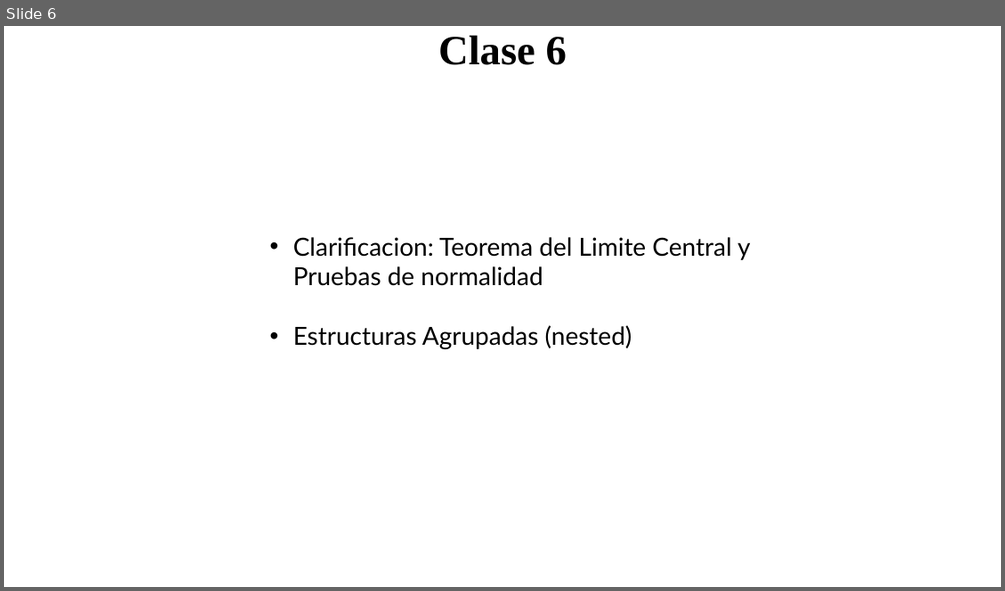
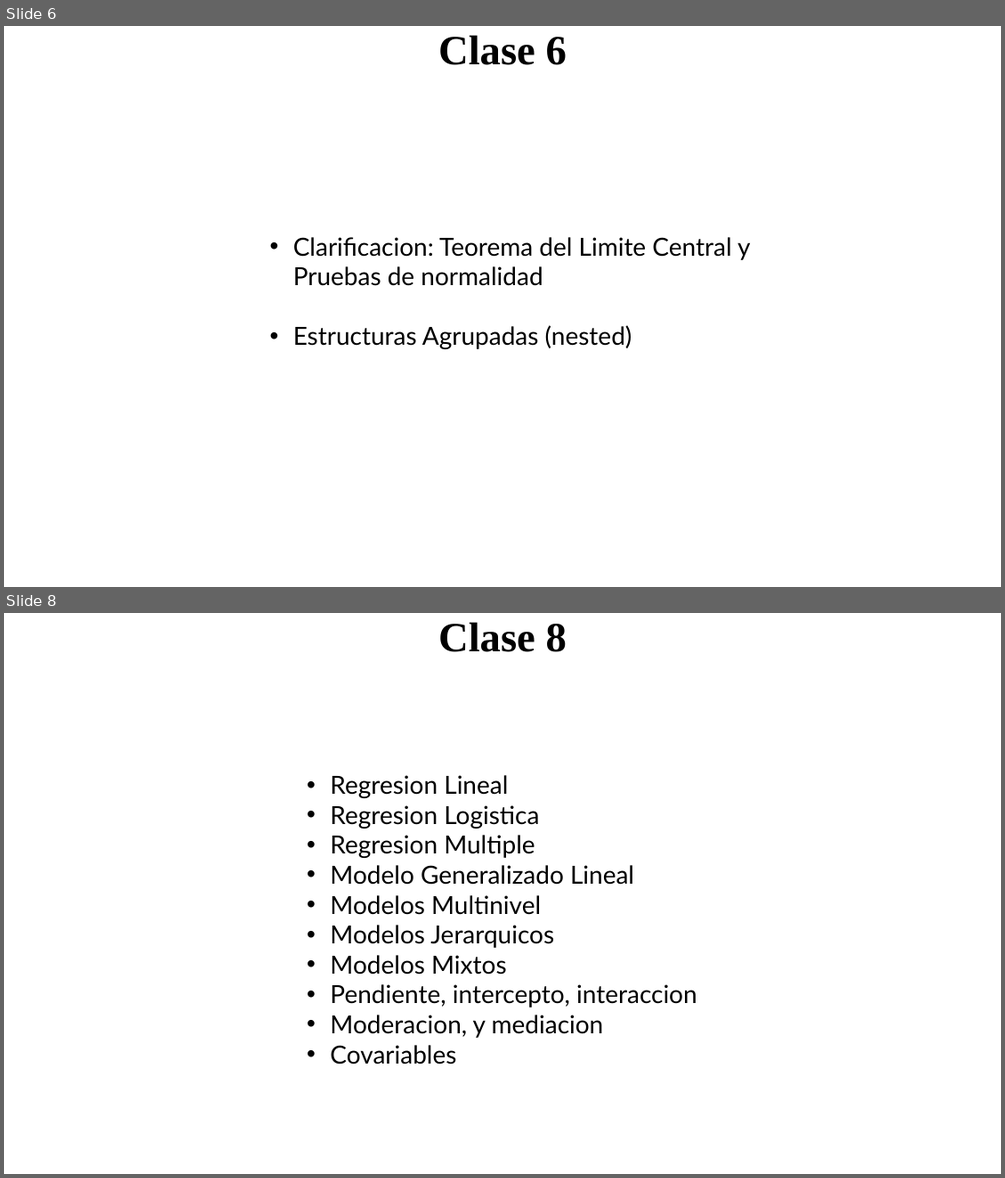
Before and after one commit to santiagocdo/metodologia-y-bioestadisitca, a slide deck: INPRFM/clases.pptx. Shown one above the other, each under a label of ours: slide 6 before the commit, slides 6 and 8 after it; the slides between them are not shown. The pictures are 1005x591 and 1005x1178 pixels, drawn with LibreOffice and Linux fonts; fonts in the diff are those of the drawing. Boxes give left, top, right and bottom in pixels: in the first picture for what was removed or moved away, otherwise in the second. Text is boxed around its words. In the diff, an @@ line names an element or a change of style, - is before the commit and + after.

```diff
--- a/INPRFM/clases.pptx
+++ b/INPRFM/clases.pptx
@@ slide 8 added at bbox=[4, 613, 1001, 1174], background #FFFFFF @@
@@ text added at bbox=[438, 622, 566, 652], 40 pt, text #000000, bold @@
+Clase 8
@@ text added at bbox=[330, 775, 697, 1064], 24 pt, text #000000 @@
+• Regresion Lineal
+• Regresion Logistica
+• Regresion Multiple
+• Modelo Generalizado Lineal
+• Modelos Multinivel
+• Modelos Jerarquicos
+• Modelos Mixtos
+• Pendiente, intercepto, interaccion
+• Moderacion, y mediacion
+• Covariables
```
Also in this commit, not shown: 2 other slides added, 10 other files.
